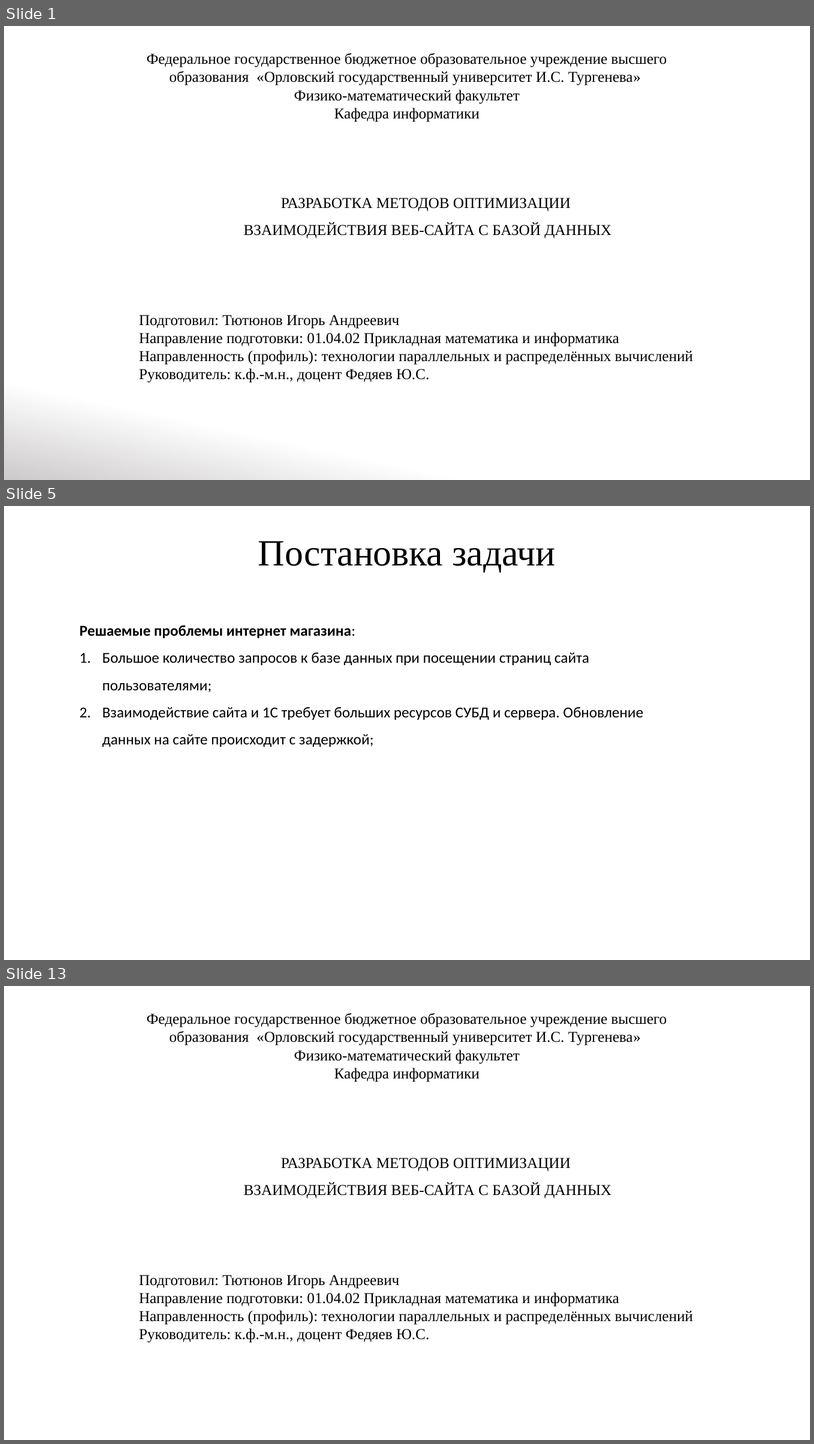
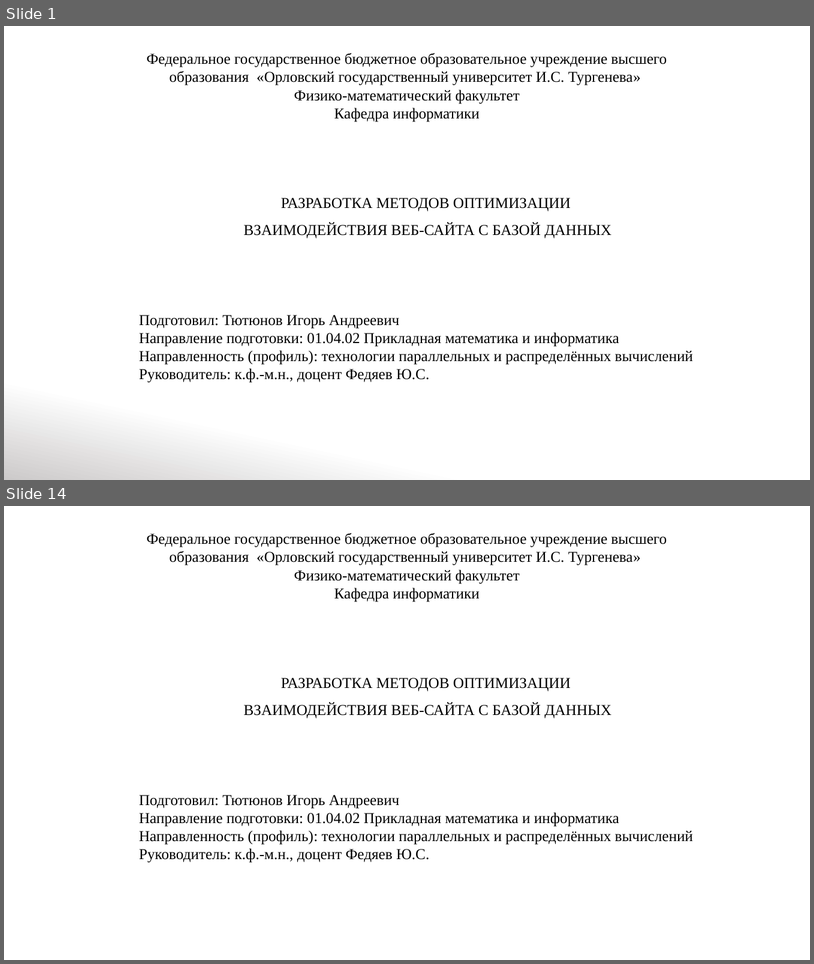
Before and after one commit to IgorTyutyunov/-, a slide deck: ВКР_5.pptx. Shown one above the other, each under a label of ours: slides 1, 5 and 13 before the commit, slides 1 and 14 after it; the slides between them are not shown. The pictures are 814x1444 and 814x964 pixels, drawn with LibreOffice and Linux fonts; fonts in the diff are those of the drawing. Boxes give left, top, right and bottom in pixels: in the first picture for what was removed or moved away, otherwise in the second. Text is boxed around its words. In the diff, an @@ line names an element or a change of style, - is before the commit and + after.

```diff
--- a/ВКР_5.pptx
+++ b/ВКР_5.pptx
@@ slide 5 removed at bbox=[4, 506, 810, 960], background #FFFFFF @@
@@ title removed at bbox=[258, 541, 556, 572] @@
-Постановка задачи
@@ text removed at bbox=[80, 625, 644, 747] @@
-Решаемые проблемы интернет магазина:
-1. Большое количество запросов к базе данных при посещении страниц сайта пользователями;
-2. Взаимодействие сайта и 1С требует больших ресурсов СУБД и сервера. Обновление данных на сайте происходит с задержкой;
@@ what was slide 13 is now slide 14 @@
```
Also in this commit, not shown: 8 slides changed, 4 slides added, 2 other slides removed.
